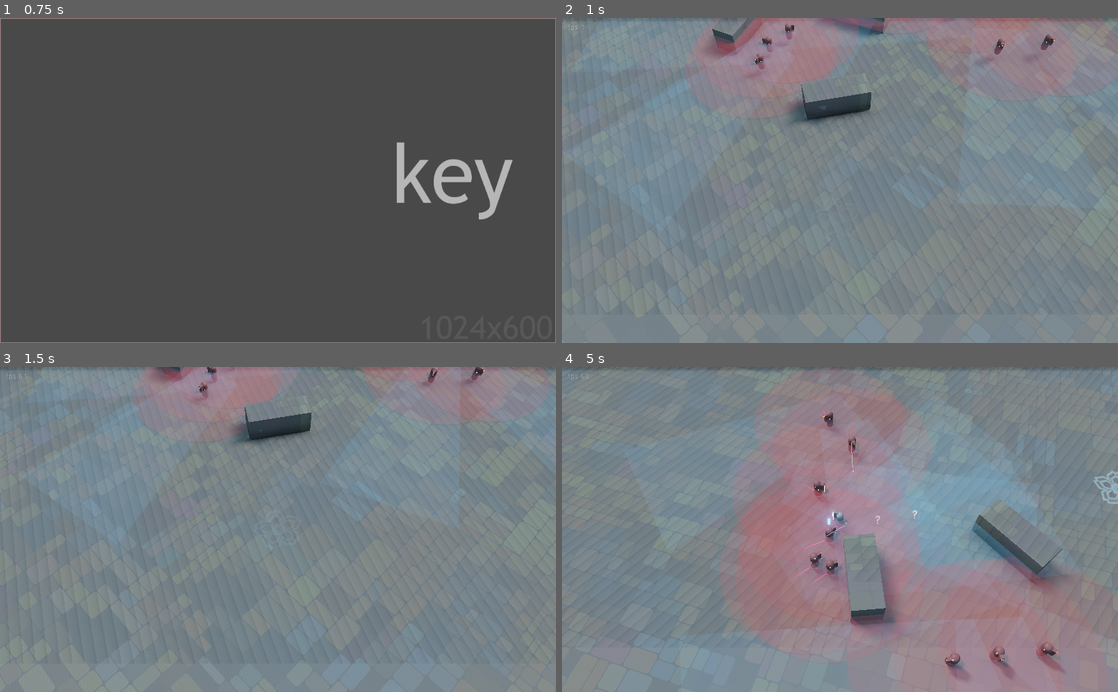
Above: before the commit, frames 1-4 (two rows, left to right).
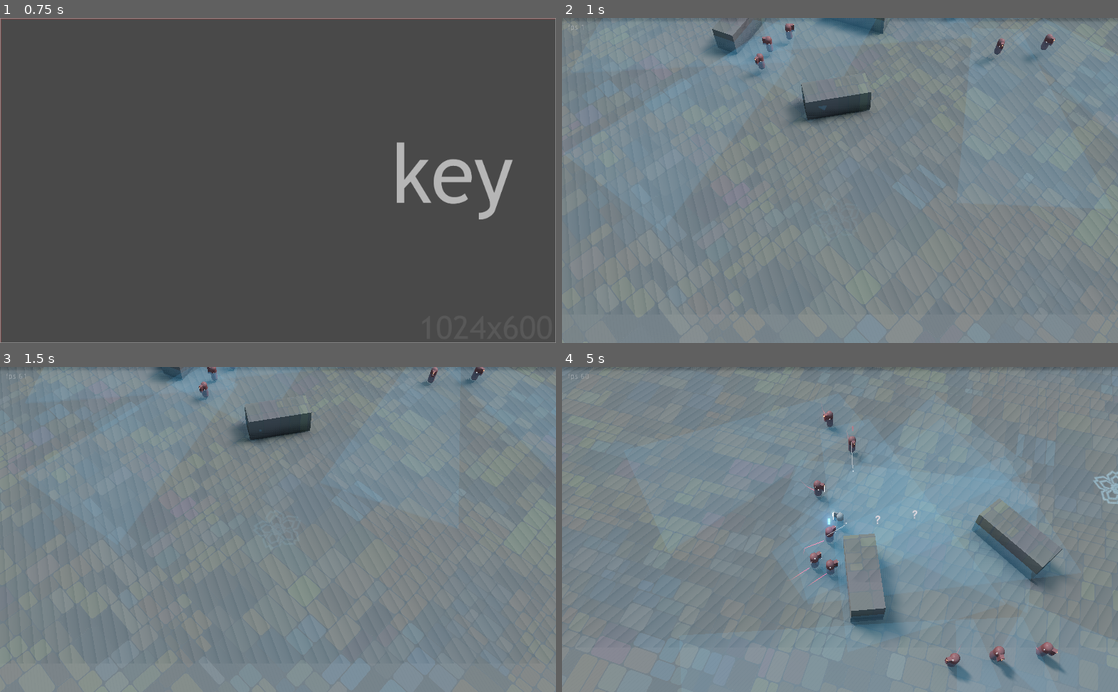
Above: after the commit, the same moments.

Repository: ioxu/key
Game: Godot game, scene res://scenes/splash.tscn
The game is run twice, just before and just after one commit, with the same random seed, the same clock (stepped at 60 frames per second) and the same inputs.
Inputs (mouse positions are in pixels of both pictures, inside the frame that each line leads up to):
- Up to frame 1 (0.75 s): tap Enter at 0.5 s; move the mouse to (400, 164) at 0.52 s; hold D (move_right) from 0.53 s (still down); hold Left (camera_rotate_left) from 0.53 s (still down); click (400, 164) at 0.67 s
- Up to frame 2 (1 s): keep holding D (move_right); keep holding Left (camera_rotate_left); tap Space (jump) at 0.77 s
- Up to frame 3 (1.5 s): move the mouse to (166, 545) at 1.27 s; release D (move_right) at 1.28 s; release Left (camera_rotate_left) at 1.28 s; hold S (move_down) from 1.28 s (still down); tap Right (camera_rotate_right) at 1.35 s
- Up to frame 4 (5 s): tap Space (jump) at 1.52, 3.02, 3.77, 4.52 s; move the mouse to (895, 458) at 2.02 s; release S (move_down) at 2.03 s; hold D (move_right) 2.03-2.78 s; click (895, 458) at 2.1 s; move the mouse to (812, 594) at 2.77 s; hold W (move_up) 2.78-3.53 s; tap Left (camera_rotate_left) at 2.85 s; click (812, 594) at 2.92 s; move the mouse to (1006, 578) at 3.52 s; hold Right (camera_rotate_right) 3.53-4.28 s; hold A (move_left) from 3.53 s (still down); move the mouse to (673, 480) at 4.27 s; click (673, 480) at 4.35 s

Frame 1 is identical in both runs. In frame 2, 8.8% of the frame differs, in the area x 24-97%, y 0-29%; in frame 3, 5.2%; in frame 4, 29%, in the area x 31-99%, y 0-100%.

Commit message:
repeat attack notification and a fix to statemachine

Diff:
--- a/data/enemies/Enemy.gd
+++ b/data/enemies/Enemy.gd
@@ -53,8 +53,10 @@
 onready var fsm = $statemachine
 
 signal notify_allies
-onready var ally_notification_timer = Timer.new()
+onready var ally_notification_recieve_timer = Timer.new()
 var ally_notification_cooldown = 0.5
+onready var repeat_attack_notification_timer = Timer.new()
+var repeat_attack_notification_frequency = 0.3
 enum ally_notification {
 	ENEMY_SPOTTED,
 	NEW_SEARCH_POINT
@@ -77,8 +79,13 @@
 	attack_move_timer.connect("timeout",self,"_on_attack_move_timer_timeout")
 	attack_move_timer.set_one_shot(true)
 
-	add_child(ally_notification_timer)
-	ally_notification_timer.set_one_shot(true)
+	add_child(ally_notification_recieve_timer)
+	ally_notification_recieve_timer.set_one_shot(true)
+
+	add_child(repeat_attack_notification_timer)
+	repeat_attack_notification_timer.set_wait_time( repeat_attack_notification_frequency )
+	var result = repeat_attack_notification_timer.connect("timeout", self, "_repeat_attack_notification_timeout")
+	print(self.get_path(), " repeat_attack_notification_timer.connect ", result)
 
 	weapon.visible = false
 
@@ -116,9 +123,6 @@
 	if fsm.state in ["idle", "search"]:
 		set_new_poi_target(bullet.starting_position)
 		fsm.set_state("search")
-#		ally_notification_timer.start(ally_notification_cooldown)
-#		emit_signal("notify_allies", "new_search_point", self)
-#		emit_communication_signal( ally_notification.NEW_SEARCH_POINT)
 
 	# die
 	if health <= 0.0:
@@ -139,6 +143,7 @@
 		corpse.apply_impulse ( impulse_location, impulse)
 
 		$vision_raycast.stop()
+		repeat_attack_notification_timer.queue_free()
 		queue_free()
 
 
@@ -177,10 +182,11 @@
 	attack_move = "rush"
 	attack_move_timer.start( attack_move_rng.randf_range(0.2, 0.5) )
 	emit_communication_signal( ally_notification.ENEMY_SPOTTED)
+	repeat_attack_notification_timer.start()
 
 
 func _attack(delta) -> void:
-
+	# see repeat_attack_notification_timer
 	if !$vision_raycast.can_see_target:
 		weapon.visible = false
 		weapon.activated = false
@@ -224,7 +230,9 @@
 
 func _attack_exit() -> void:
 	attack_move_timer.stop()
-	ally_notification_timer.stop()
+	ally_notification_recieve_timer.stop()
+	repeat_attack_notification_timer.stop()
+
 
 func _search_enter() -> void:
 	weapon.set_activated(false)
@@ -248,7 +256,7 @@
 
 
 func _search_exit() -> void:
-	ally_notification_timer.stop()
+	ally_notification_recieve_timer.stop()
 
 
 # /states
@@ -458,24 +466,30 @@
 # ------------------------------------------------------------------------------
 # communication signals
 func emit_communication_signal( notification_type:int):
-	ally_notification_timer.start(ally_notification_cooldown)
+	ally_notification_recieve_timer.start(ally_notification_cooldown)
 	emit_signal("notify_allies", notification_type, self)
 
 
 func _on_ally_notification( notification_type:int, emitter ) -> void:
-	if ally_notification_timer.get_time_left() <= 0.0:
-		match notification_type:
-			ally_notification.NEW_SEARCH_POINT:
-				if emitter.target:
-					set_new_poi_target(emitter.target.transform.origin)
-					if fsm.state != "search":
-						fsm.set_state("search")
-			ally_notification.ENEMY_SPOTTED:
-				clear_poi_target()
-				if emitter.target:
-					target = emitter.target
-					if fsm.state != "search":
-						fsm.set_state("search")
+	if ally_notification_recieve_timer.get_time_left() <= 0.0:
+		if fsm.state != "attack":
+			match notification_type:
+				ally_notification.NEW_SEARCH_POINT:
+					if emitter.target:
+						set_new_poi_target(emitter.target.transform.origin)
+						if fsm.state != "search":
+							fsm.set_state("search")
+				ally_notification.ENEMY_SPOTTED:
+					clear_poi_target()
+					if emitter.target:
+						target = emitter.target
+						if fsm.state != "search":
+							fsm.set_state("search")
+
+
+func _repeat_attack_notification_timeout():
+	print(self.get_path(), " REPEAT ATTACK NOTIFY")
+	emit_communication_signal( ally_notification.ENEMY_SPOTTED)
 
 # ------------------------------------------------------------------------------
 # /communication signals
--- a/data/enemies/Enemy.tscn
+++ b/data/enemies/Enemy.tscn
@@ -182,6 +182,7 @@
 
 [node name="MeshInstance" type="MeshInstance" parent="sensing_area"]
 transform = Transform( 1, 0, 0, 0, 0.0920906, 0, 0, 0, 1, 0, 0, 0 )
+visible = false
 mesh = SubResource( 13 )
 material/0 = null
 
--- a/data/statemachine/enemy/enemyFSM.gd
+++ b/data/statemachine/enemy/enemyFSM.gd
@@ -35,7 +35,7 @@
 
 
 func _exit_state(old_state, new_state):
-	match new_state:
+	match old_state:
 		"idle":
 			pass
 		"attack":
--- a/data/weapons/pulse_shard/pulse_shard_bullet.gd
+++ b/data/weapons/pulse_shard/pulse_shard_bullet.gd
@@ -39,11 +39,11 @@
 			body.bullet_hit(self)
 	hit_something = true
 
-#	queue_free()
+	queue_free()
 
-	gravity_scale = 1.0
-	if !is_enemy_bullet:
-		set_collision_mask_bit(0, true)
-		set_collision_mask_bit(3, true)
-	else:
-		queue_free()
+#	gravity_scale = 1.0
+#	if !is_enemy_bullet:
+#		set_collision_mask_bit(0, true)
+#		set_collision_mask_bit(3, true)
+#	else:
+#		queue_free()
